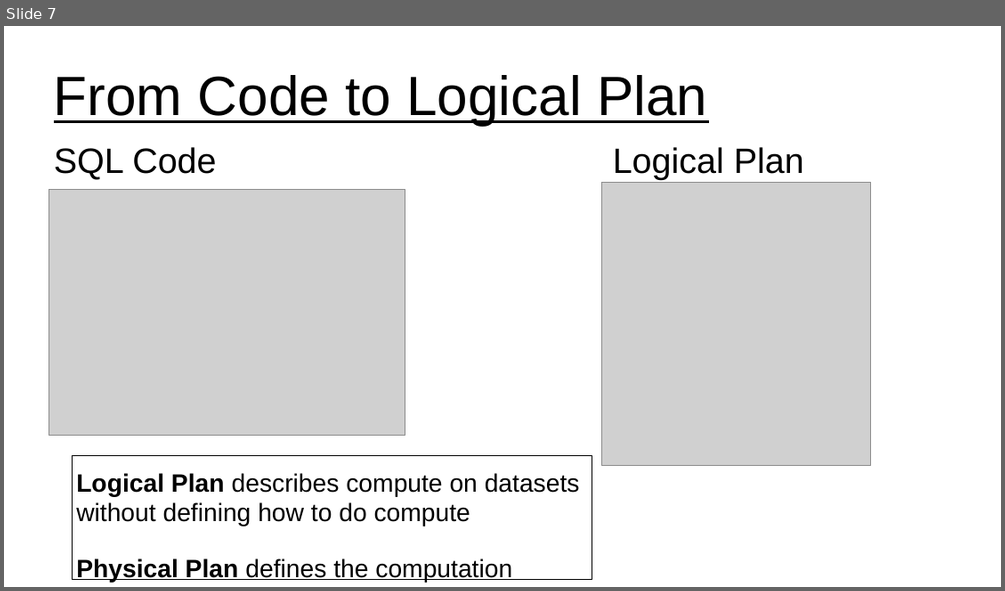
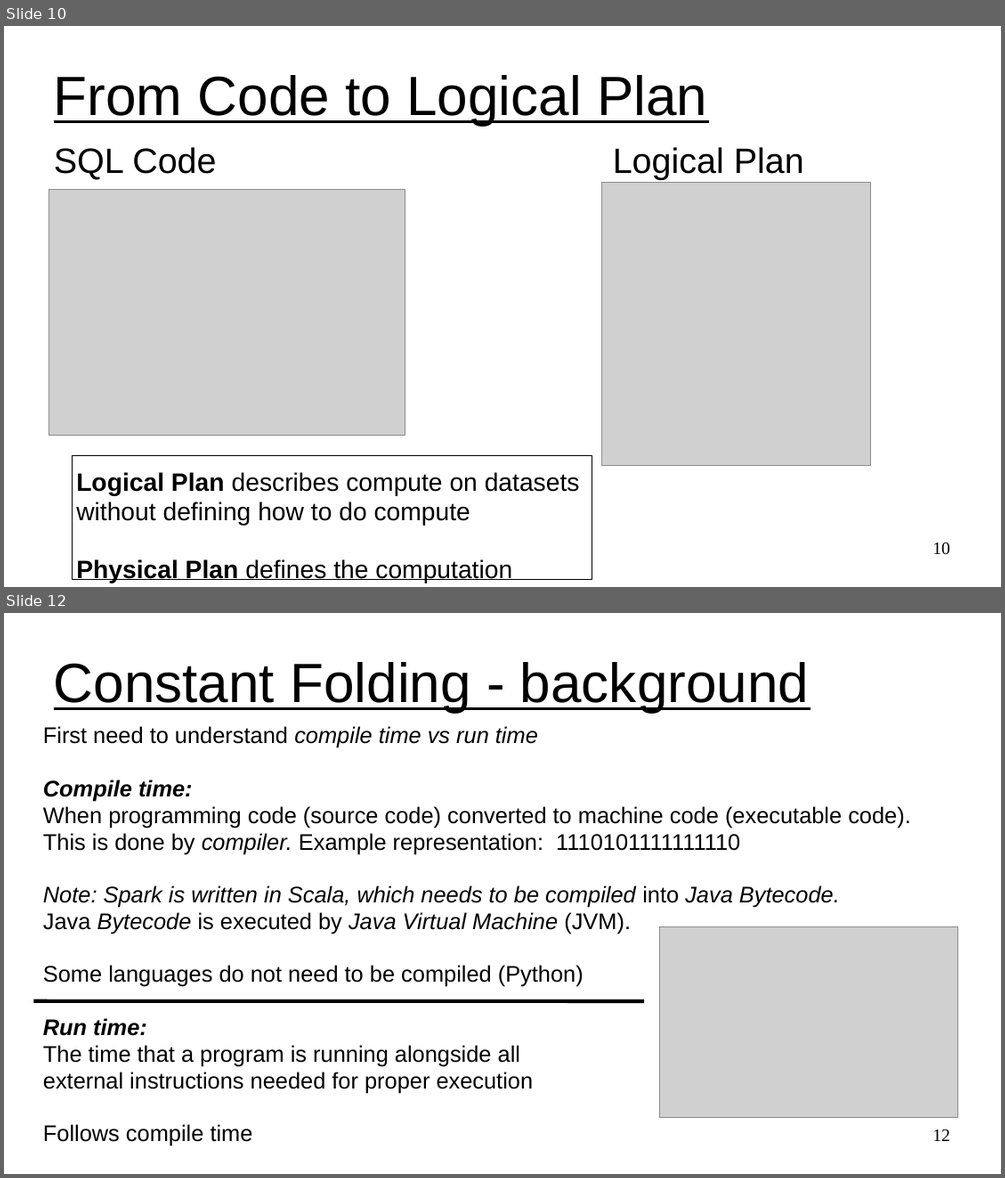
Before and after one commit to UVADS/distributed_computing, a slide deck: 03_dataframes_and_spark_sql/content_catalyst_optimizer/calalyst_optimizer_for_spark_sql.ppt. Shown one above the other, each under a label of ours: slide 7 before the commit, slides 10 and 12 after it; the slides between them are not shown. The pictures are 1005x591 and 1005x1178 pixels, drawn with LibreOffice and Linux fonts; fonts in the diff are those of the drawing; grey boxes stand for pictures. Boxes give left, top, right and bottom in pixels: in the first picture for what was removed or moved away, otherwise in the second. Text is boxed around its words. In the diff, an @@ line names an element or a change of style, - is before the commit and + after.

```diff
--- a/03_dataframes_and_spark_sql/content_catalyst_optimizer/calalyst_optimizer_for_spark_sql.ppt
+++ b/03_dataframes_and_spark_sql/content_catalyst_optimizer/calalyst_optimizer_for_spark_sql.ppt
@@ slide 12 added at [4,613,1001,1174], background #FFFFFF @@
@@ title added at [54,662,809,712], 44 pt, text #000000, underline @@
+Constant Folding - background
@@ subtitle added at [43,779,911,1146], 18 pt, text #000000 @@
+First need to understand compile time vs run time
+Compile time:
+When programming code (source code) converted to machine code (executable code).
+This is done by compiler. Example representation: 1110101111111110
+Note: Spark is written in Scala, which needs to be compiled into Java Bytecode.
+Java Bytecode is executed by Java Virtual Machine (JVM).
+Some languages do not need to be compiled (Python)
+Run time:
+The time that a program is running alongside all
+external instructions needed for proper execution
+Follows compile time
@@ picture added at [660,927,958,1118] @@
@@ line added from (34, 1001) to (645, 1001), #000000 2.89 pt @@
@@ page number added at [932,1129,950,1141], 14 pt, text #000000 @@
+12
@@ what was slide 7 is now slide 10 @@
@@ slide 10 changed as well @@
@@ page number added at [932,542,950,555], 14 pt, text #000000 @@
+10
```
Also in this commit, not shown: 9 other slides changed, 8 other slides added, 1 slide removed.
